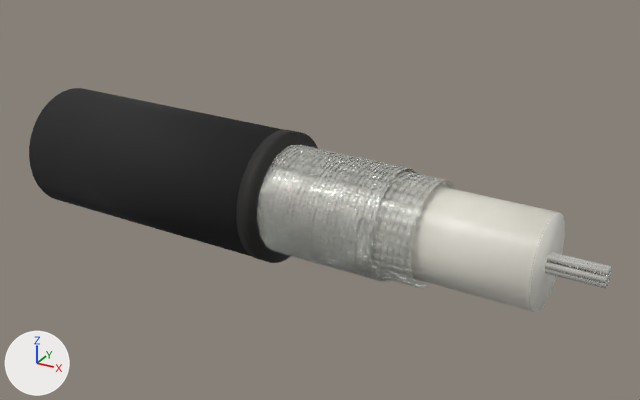
Renders of the glTF model public/models/rf-sucoflex106.glb from each side of a commit.
Both versions are drawn from a 50 mm camera at (4.37, -7.4, 3.76) aimed at (0.21, 0.17, -0.02). Every picture has the same lights, and +X, +Y and +Z are marked at lower left. The first picture is the older version. Where no turn or scale is listed for an object, it has been applied to the vertices.

The first picture shows '7 strand center conductor 05', 'braid left hand carrier 04', 'braid left hand carrier 05', 'braid left hand carrier 08', 'braid left hand carrier 09', 'braid left hand carrier 14', 'braid left hand carrier 15', 'braid left hand carrier 16', 'gas injected foam dielectric', 'jacket cut lip', 'matte black pvc jacket body', 'smooth dielectric skin' and 60 more.
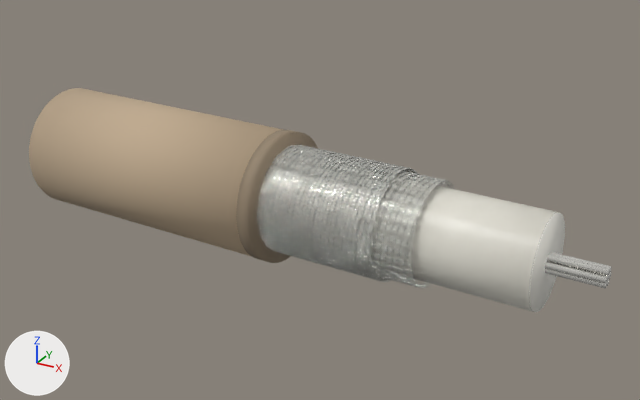
Boxes [x1, y1, x2, y2] around the edits, measured in the pictures (640 x 400 px):
'matte black pvc jacket body', recoloured (black to beige): [29, 88, 283, 256] in both
'jacket cut lip', recoloured (black to brown): [236, 130, 318, 263] in both

Diff of the bpy script that builds the scene:
```diff
--- a/public/models/rf-sucoflex106.glb.py
+++ b/public/models/rf-sucoflex106.glb.py
@@ mat_fresh_jacket_cut_edge @@
 mat_fresh_jacket_cut_edge = principled_material('fresh jacket cut edge')
-mat_fresh_jacket_cut_edge.base_color = (0.018, 0.017, 0.015)  # black #242321
+mat_fresh_jacket_cut_edge.base_color = (0.302, 0.232, 0.157)  # brown #95846e
 mat_fresh_jacket_cut_edge.roughness = 0.74
@@ mat_matte_black_pvc_jacket @@
 mat_matte_black_pvc_jacket = principled_material('matte black pvc jacket')
-mat_matte_black_pvc_jacket.base_color = (0.01, 0.01, 0.01)  # black #191919
+mat_matte_black_pvc_jacket.base_color = (0.52, 0.4, 0.27)  # beige #bfaa8e
 mat_matte_black_pvc_jacket.roughness = 0.86
```
